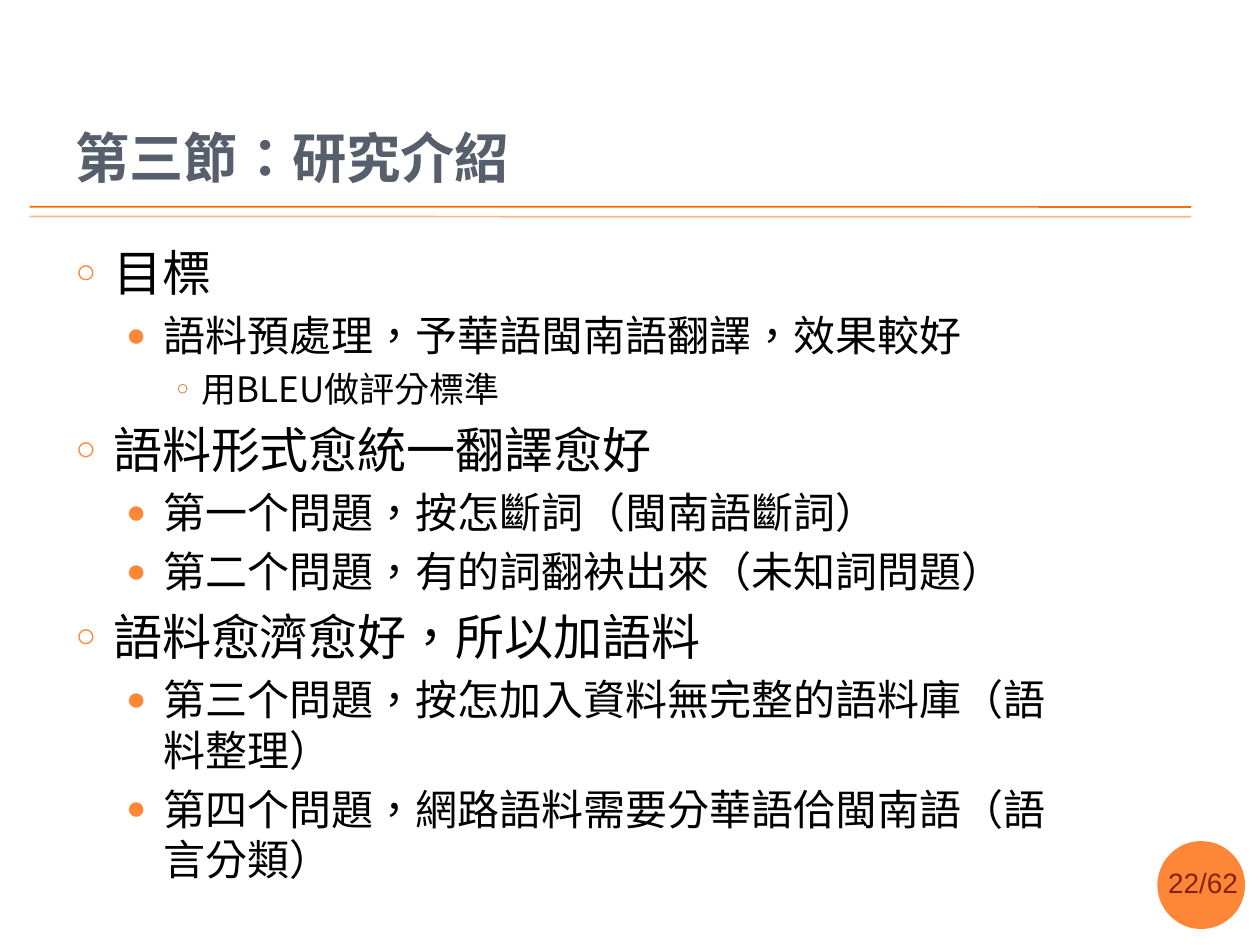
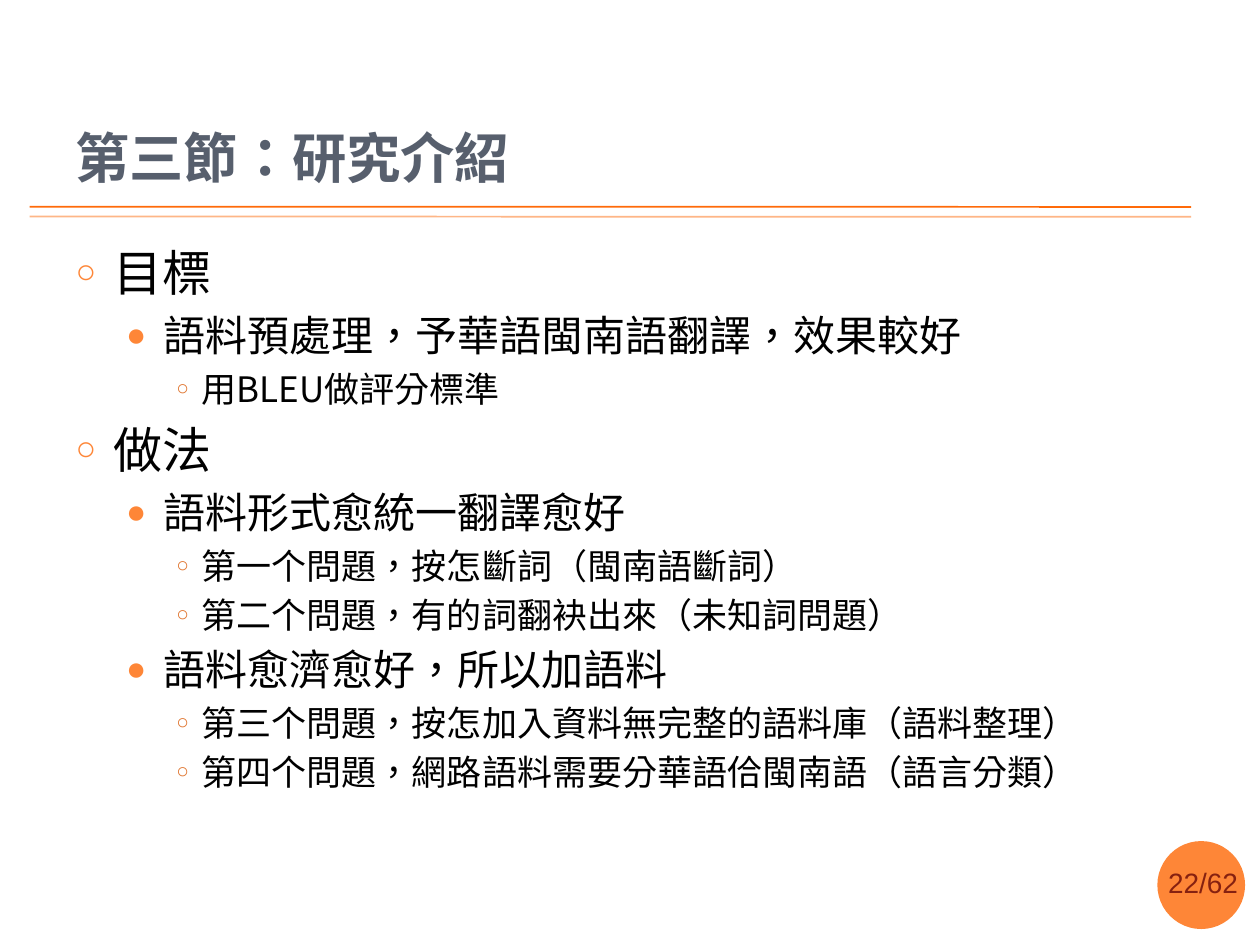
Before and after one commit to sih4sing5hong5/po3-ko3_tau5-iann2-phinn3, a slide deck: slide 22 of 翻譯報告.pptx. Drawn at 1260x945 pixels with LibreOffice and Linux fonts; fonts in the diff are those of the drawing; background and template pictures are left out. Boxes give left, top, right and bottom in pixels: in the first picture for what was removed or moved away, otherwise in the second. Text is boxed around its words. In the diff, an @@ line names an element or a change of style, - is before the commit and + after.

```diff
--- a/翻譯報告.pptx
+++ b/翻譯報告.pptx
@@ text at [113, 426, 211, 472]: paragraph added @@
+○ 做法
@@ text at [164, 492, 1078, 789]: size 28 to 24 pt in "語料形式愈統一翻譯愈好", "語料愈濟愈好，所以加語料"; size 24 to 20 pt in "第一个問題，按怎斷詞（閩南語斷詞）", "第二个問題，有的詞翻袂出來（未知詞問題）", "第三个問題，按怎加入資料無完整的語料庫（語料整理）", "第四个問題，網路語料需要分華語佮閩南語（語言分類）"; bullet ○ to ●; list level 1 to 2 in "語料形式愈統一翻譯愈好"; bullet ● to ○; list level 2 to 3 in "第一个問題，按怎斷詞（閩南語斷詞）"; bullet colour #FE8637 to #E0752F; list level 2 to 3 in "第二个問題，有的詞翻袂出來（未知詞問題）"; list level 1 to 2 in "語料愈濟愈好，所以加語料"; list level 2 to 3 in "第三个問題，按怎加入資料無完整的語料庫（語料整理）"; list level 2 to 3 in "第四个問題，網路語料需要分華語佮閩南語（語言分類）" @@
```
Also in this commit, not shown: 1 other slide changed.
